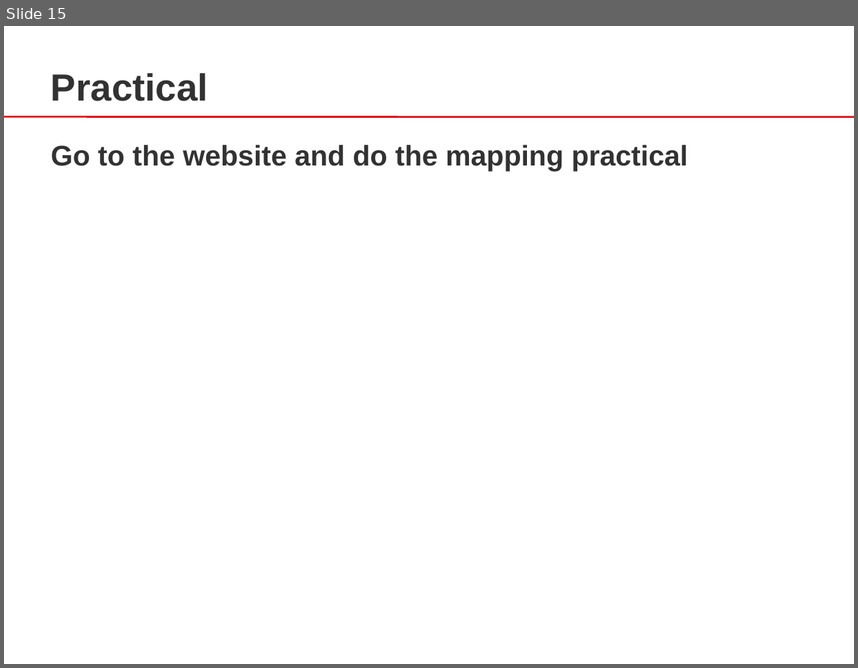
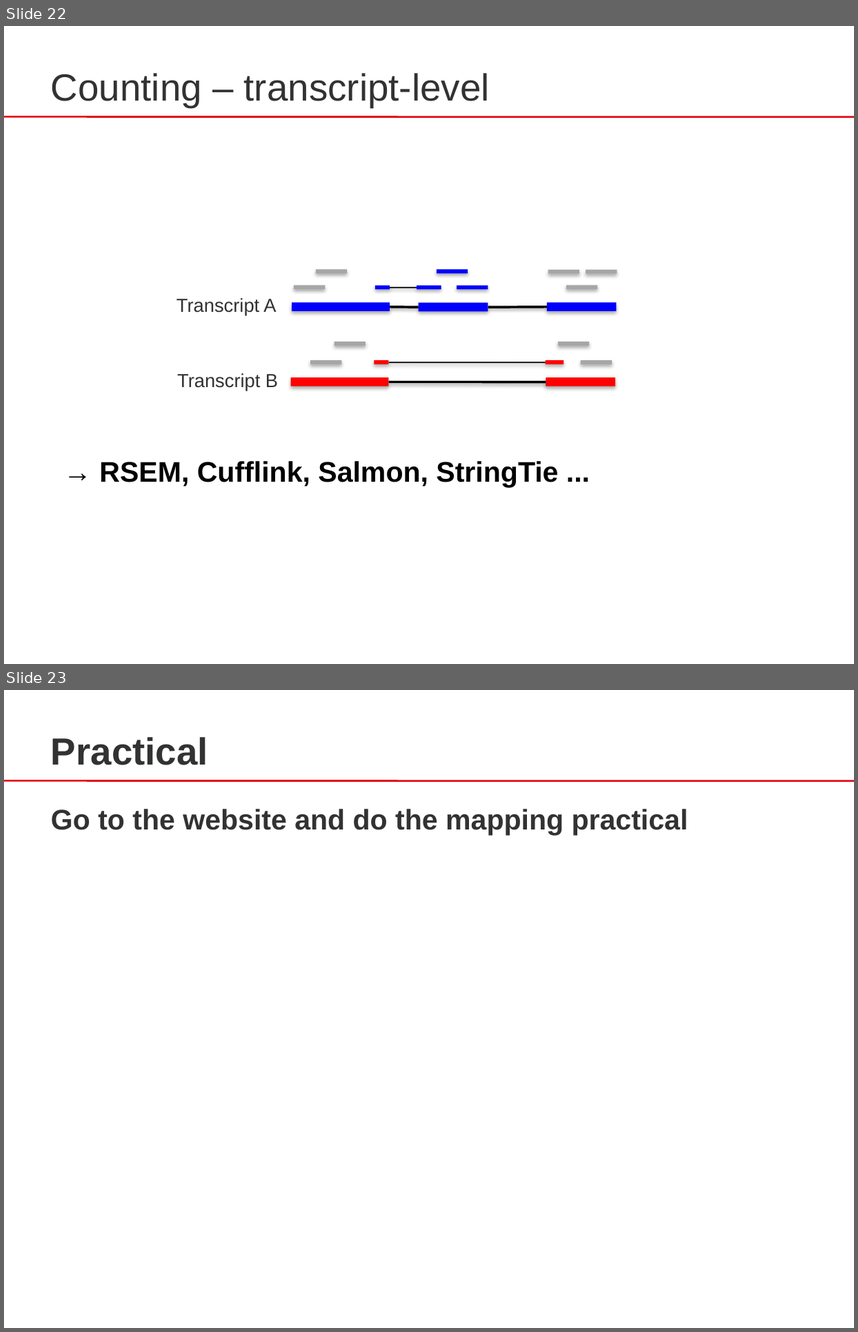
Before and after one commit to sib-swiss/RNAseq-introduction-training, a slide deck: docs/assets/pptx/RNA-Seq_04_Mapping.pptx. Shown one above the other, each under a label of ours: slide 15 before the commit, slides 22 and 23 after it. The pictures are 858x668 and 858x1332 pixels, drawn with LibreOffice and Linux fonts; fonts in the diff are those of the drawing. Boxes give left, top, right and bottom in pixels: in the first picture for what was removed or moved away, otherwise in the second. Text is boxed around its words. In the diff, an @@ line names an element or a change of style, - is before the commit and + after.

Commit message:
added little part on counting in mapping slides

```diff
--- a/docs/assets/pptx/RNA-Seq_04_Mapping.pptx
+++ b/docs/assets/pptx/RNA-Seq_04_Mapping.pptx
@@ slide 22 added at (4,26,854,664), background #FFFFFF; not listed: 1 template element that a slide beside it also shows @@
@@ text added at (51,73,490,107), 32 pt, text #323232 @@
+Counting – transcript-level
@@ rectangle added at (316,269,348,274), fill #A6A6A6 @@
@@ rectangle added at (437,269,468,274), fill #0000FF @@
@@ rectangle added at (548,269,579,274), fill #A6A6A6 @@
@@ rectangle added at (586,269,617,274), fill #A6A6A6 @@
@@ rectangle added at (294,285,326,290), fill #A6A6A6 @@
@@ rectangle added at (375,285,390,290), fill #0000FF @@
@@ line added from (390, 287) to (417, 287), #000000 0.99 pt @@
@@ rectangle added at (417,285,441,290), fill #0000FF @@
@@ rectangle added at (456,285,488,290), fill #0000FF @@
@@ rectangle added at (566,285,597,290), fill #A6A6A6 @@
@@ text added at (176,298,276,316), 16 pt, text #323232 @@
+Transcript A
@@ rectangle added at (292,302,390,311), fill #0000FF @@
@@ line added from (390, 307) to (419, 308), #000000 2 pt @@
@@ rectangle added at (419,302,488,311), fill #0000FF @@
@@ line added from (488, 308) to (547, 307), #000000 2 pt @@
@@ rectangle added at (547,302,617,311), fill #0000FF @@
@@ rectangle added at (335,341,366,345), fill #A6A6A6 @@
@@ rectangle added at (558,341,590,345), fill #A6A6A6 @@
@@ text added at (177,373,278,391), 16 pt, text #323232 @@
+Transcript B
@@ rectangle added at (290,377,388,385), fill #FF0000 @@
@@ rectangle added at (310,360,341,364), fill #A6A6A6 @@
@@ rectangle added at (374,360,388,364), fill #FF0000 @@
@@ line added from (389, 362) to (546, 363), #000000 0.99 pt @@
@@ rectangle added at (546,377,615,385), fill #FF0000 @@
@@ rectangle added at (546,360,564,364), fill #FF0000 @@
@@ rectangle added at (580,360,612,364), fill #A6A6A6 @@
@@ line added from (389, 381) to (546, 381), #000000 2 pt @@
@@ text added at (99,461,558,488), 24 pt, text #000000, bold @@
+→ RSEM, Cufflink, Salmon, StringTie ...
@@ what was slide 15 is now slide 23 @@
```
Also in this commit, not shown: 7 other slides added, 1 other file.
